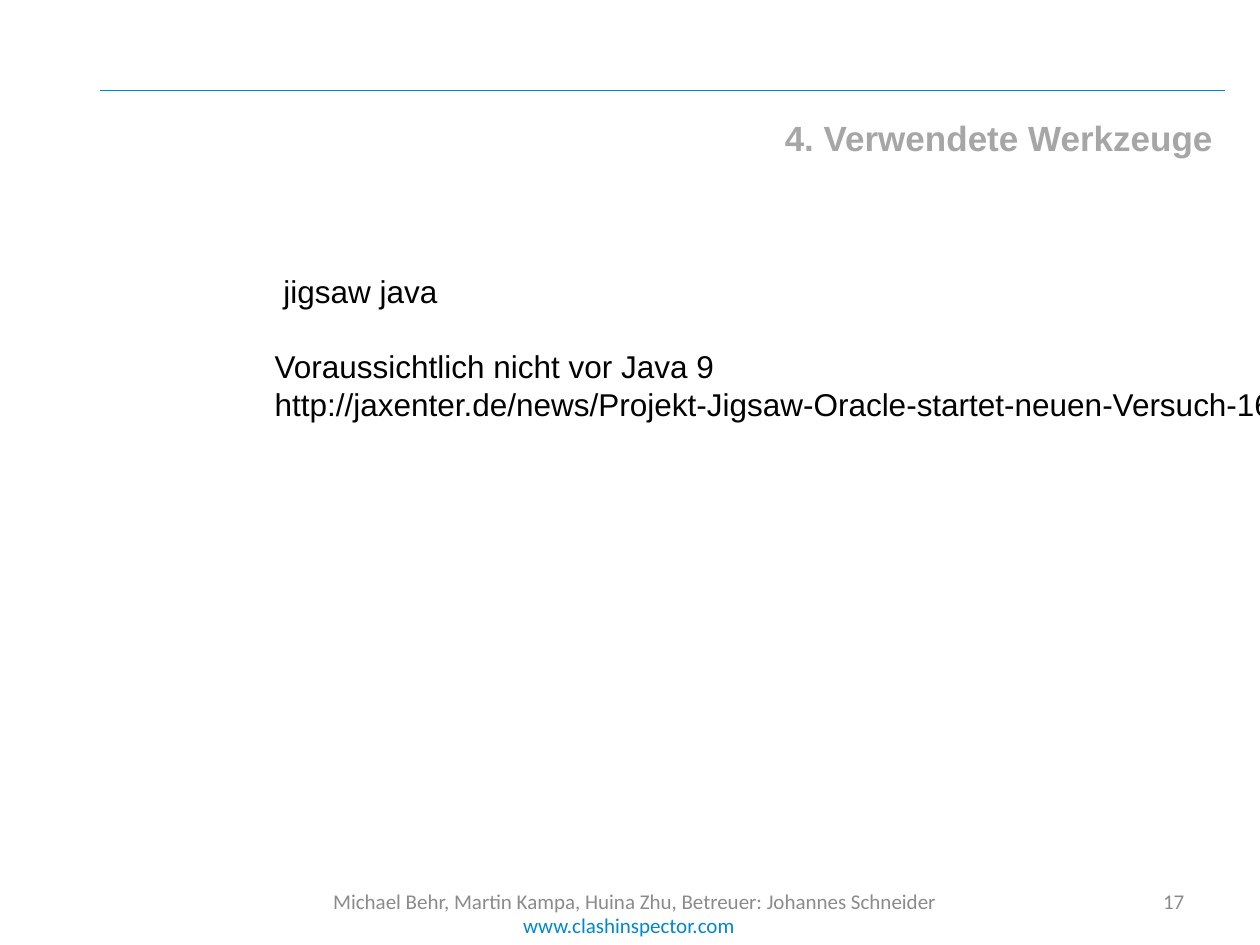
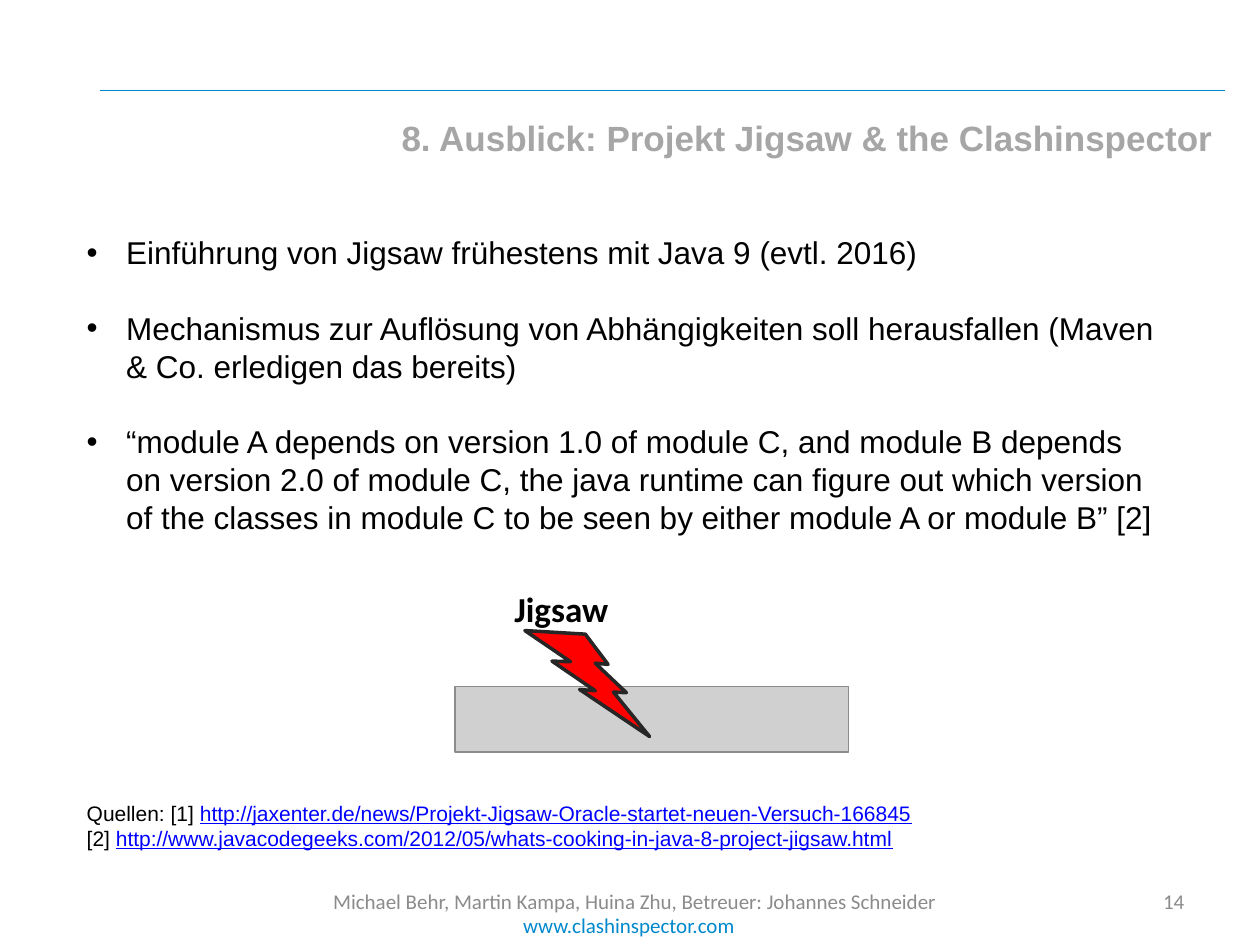
Before and after one commit to cedarsoft/clashinspector.com, a slide deck: slide 14 of presentation/Jahresprojekt Endpräsentation.pptx (slide 17 before the commit). Drawn at 1260x945 pixels with LibreOffice and Linux fonts; fonts in the diff are those of the drawing; grey boxes stand for pictures; background and template pictures are left out. Boxes give left, top, right and bottom in pixels: in the first picture for what was removed or moved away, otherwise in the second. Text is boxed around its words. In the diff, an @@ line names an element or a change of style, - is before the commit and + after.

```diff
--- a/presentation/Jahresprojekt Endpräsentation.pptx
+++ b/presentation/Jahresprojekt Endpräsentation.pptx
@@ text at box(402, 126, 1212, 157): text changed @@
-4. Verwendete Werkzeuge
+8. Ausblick: Projekt Jigsaw & the Clashinspector
@@ text added at box(87, 241, 1153, 850), 18 pt, text #000000 @@
+• Einführung von Jigsaw frühestens mit Java 9 (evtl. 2016)
+• Mechanismus zur Auflösung von Abhängigkeiten soll herausfallen (Maven & Co. erledigen das bereits)
+• “module A depends on version 1.0 of module C, and module B depends on version 2.0 of module C, the java runtime can figure out which version of the classes in module C to be seen by either module A or module B” [2]
+Quellen: [1] http://jaxenter.de/news/Projekt-Jigsaw-Oracle-startet-neuen-Versuch-166845
+[2] http://www.javacodegeeks.com/2012/05/whats-cooking-in-java-8-project-jigsaw.html
@@ text removed at box(275, 280, 1260, 422) @@
-jigsaw java
-Voraussichtlich nicht vor Java 9
-http://jaxenter.de/news/Projekt-Jigsaw-Oracle-startet-neuen-Versuch-166845
@@ text added at box(514, 597, 608, 632), 20 pt, text #000000, bold @@
+Jigsaw
@@ lightning bolt added at box(506, 617, 672, 737), fill #FF0000, outline #262626 2 pt @@
@@ picture added at box(455, 687, 848, 752) @@
@@ page number at box(1163, 895, 1184, 909): text changed @@
-17
+14
```
Also in this commit, not shown: 11 other slides changed, 4 other files.
